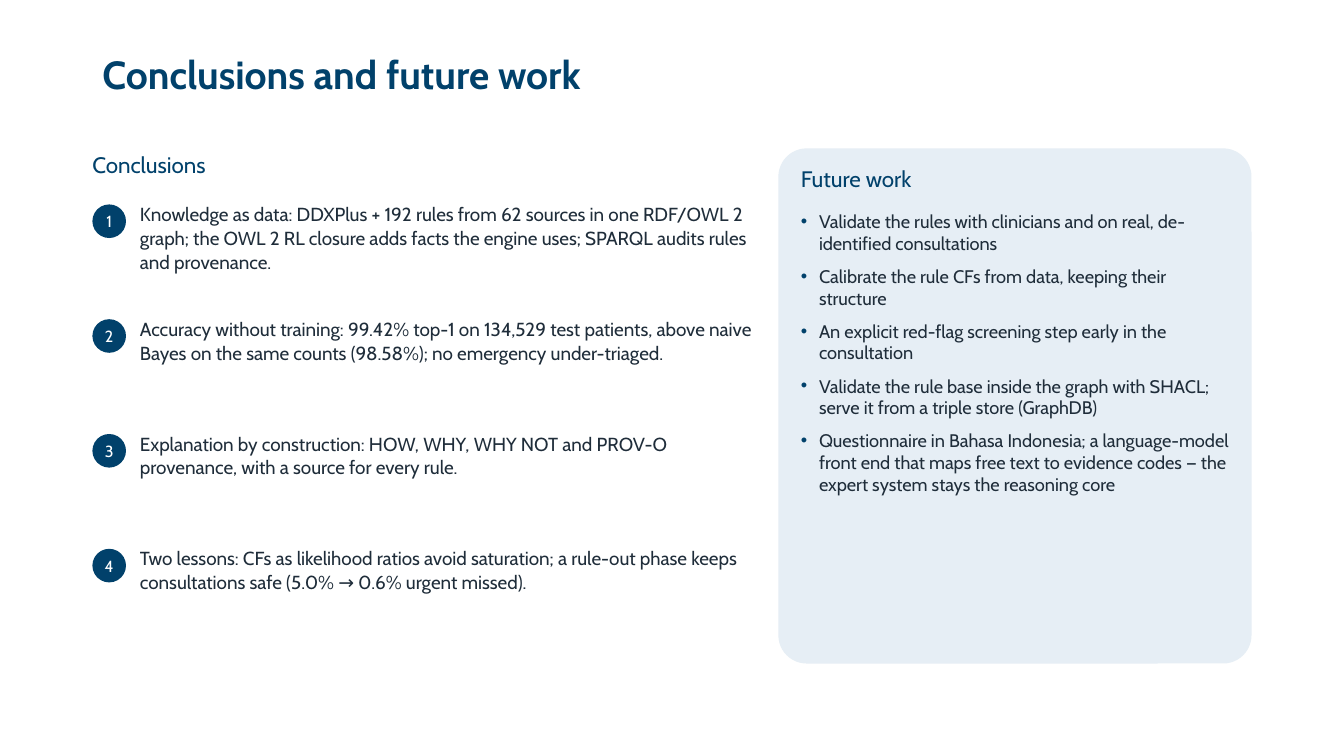
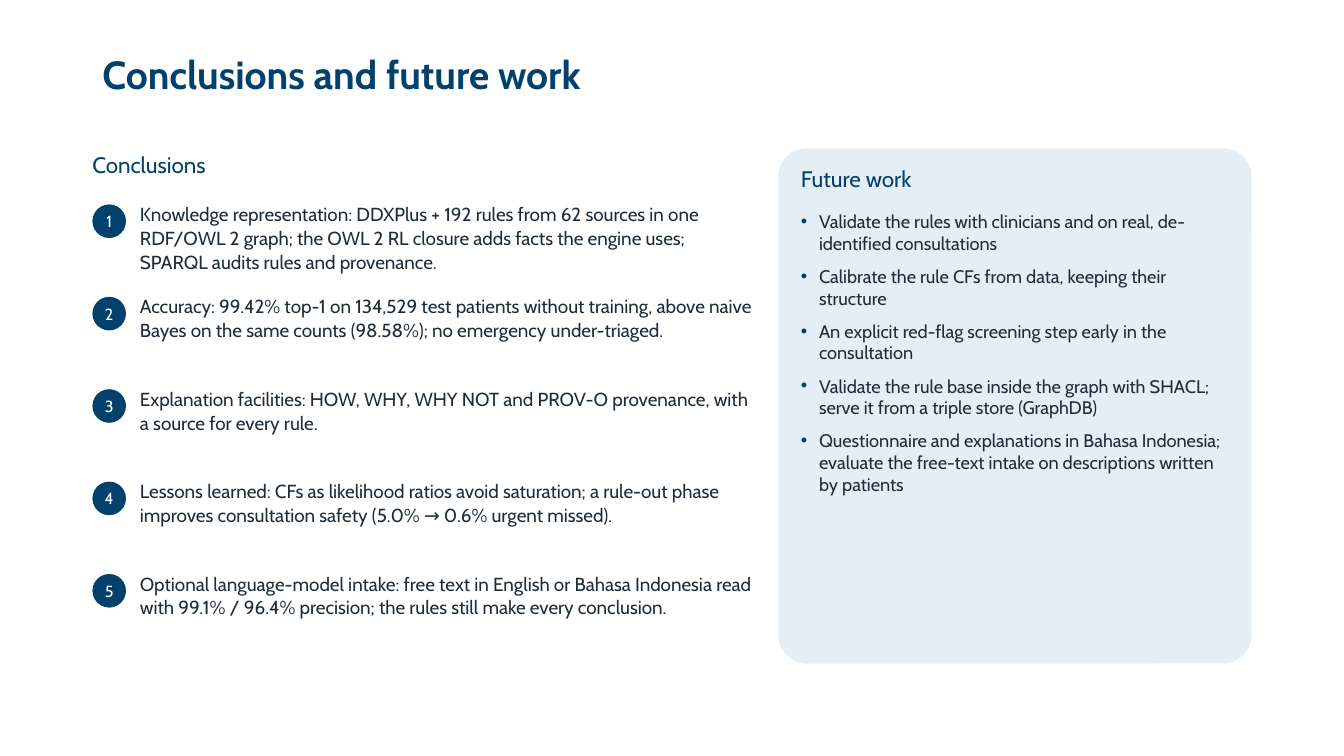
Before and after one commit to zidanarsyad/ddx-expert-system, a slide deck: slide 23 of docs/slides.pptx. Drawn at 1344x756 pixels with LibreOffice and Linux fonts; fonts in the diff are those of the drawing; background and template pictures are left out. Boxes give left, top, right and bottom in pixels: in the first picture for what was removed or moved away, otherwise in the second. Text is boxed around its words. In the diff, an @@ line names an element or a change of style, - is before the commit and + after.

```diff
--- a/docs/slides.pptx
+++ b/docs/slides.pptx
@@ text at [140, 207, 699, 274]: text changed @@
-Knowledge as data: DDXPlus + 192 rules from 62 sources in one RDF/OWL 2 graph; the OWL 2 RL closure adds facts the engine uses; SPARQL audits rules and provenance.
+Knowledge representation: DDXPlus + 192 rules from 62 sources in one RDF/OWL 2 graph; the OWL 2 RL closure adds facts the engine uses; SPARQL audits rules and provenance.
@@ ellipse "2": place and size @@
-ellipse "2" at [93, 320, 126, 353]
+ellipse "2" at [93, 296, 126, 330]
@@ text at [140, 299, 751, 342]: text changed @@
-Accuracy without training: 99.42% top-1 on 134,529 test patients, above naive Bayes on the same counts (98.58%); no emergency under-triaged.
+Accuracy: 99.42% top-1 on 134,529 test patients without training, above naive Bayes on the same counts (98.58%); no emergency under-triaged.
@@ ellipse "3": place and size @@
-ellipse "3" at [93, 435, 126, 468]
+ellipse "3" at [93, 389, 126, 422]
@@ text at [140, 392, 748, 435]: text changed @@
-Explanation by construction: HOW, WHY, WHY NOT and PROV-O provenance, with a source for every rule.
+Explanation facilities: HOW, WHY, WHY NOT and PROV-O provenance, with a source for every rule.
@@ text at [819, 433, 1220, 496]: text changed @@
-• Questionnaire in Bahasa Indonesia; a language-model front end that maps free text to evidence codes — the expert system stays the reasoning core
+• Questionnaire and explanations in Bahasa Indonesia; evaluate the free-text intake on descriptions written by patients
@@ ellipse "4": place and size @@
-ellipse "4" at [93, 548, 126, 582]
+ellipse "4" at [93, 482, 126, 515]
@@ text at [140, 484, 719, 527]: text changed @@
-Two lessons: CFs as likelihood ratios avoid saturation; a rule-out phase keeps consultations safe (5.0% → 0.6% urgent missed).
+Lessons learned: CFs as likelihood ratios avoid saturation; a rule-out phase improves consultation safety (5.0% → 0.6% urgent missed).
@@ ellipse added at [93, 574, 126, 607], fill #01416B, 11.5 pt, text #FFFFFF @@
+5
@@ text added at [140, 577, 751, 619], 13.5 pt, text #1F2D3A @@
+Optional language-model intake: free text in English or Bahasa Indonesia read with 99.1% / 96.4% precision; the rules still make every conclusion.
```
Also in this commit, not shown: 14 other slides changed, 27 other files.
